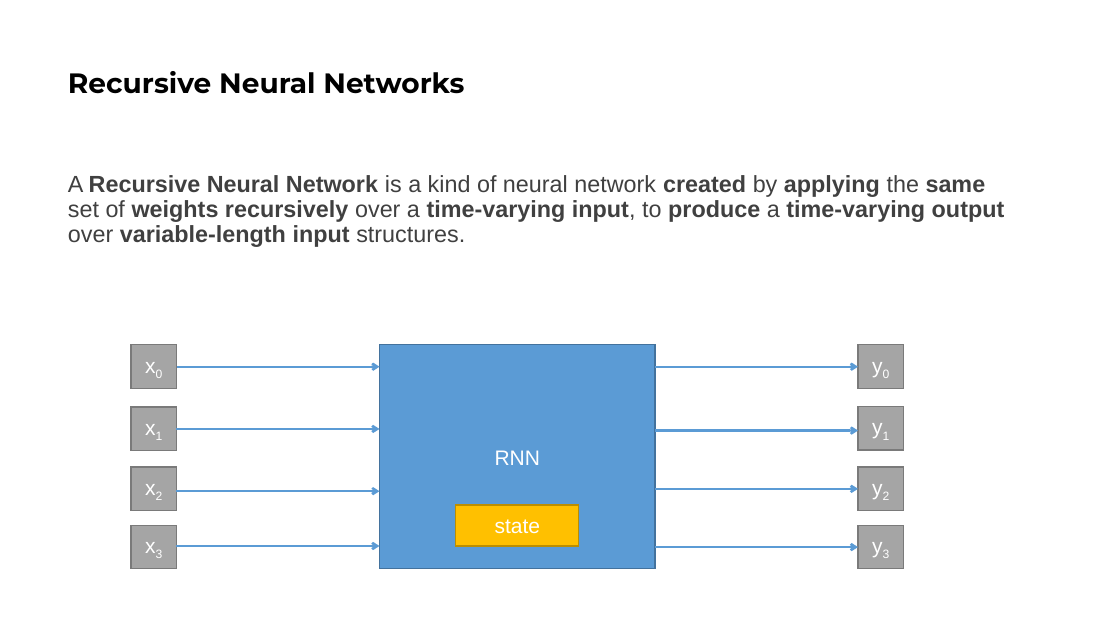
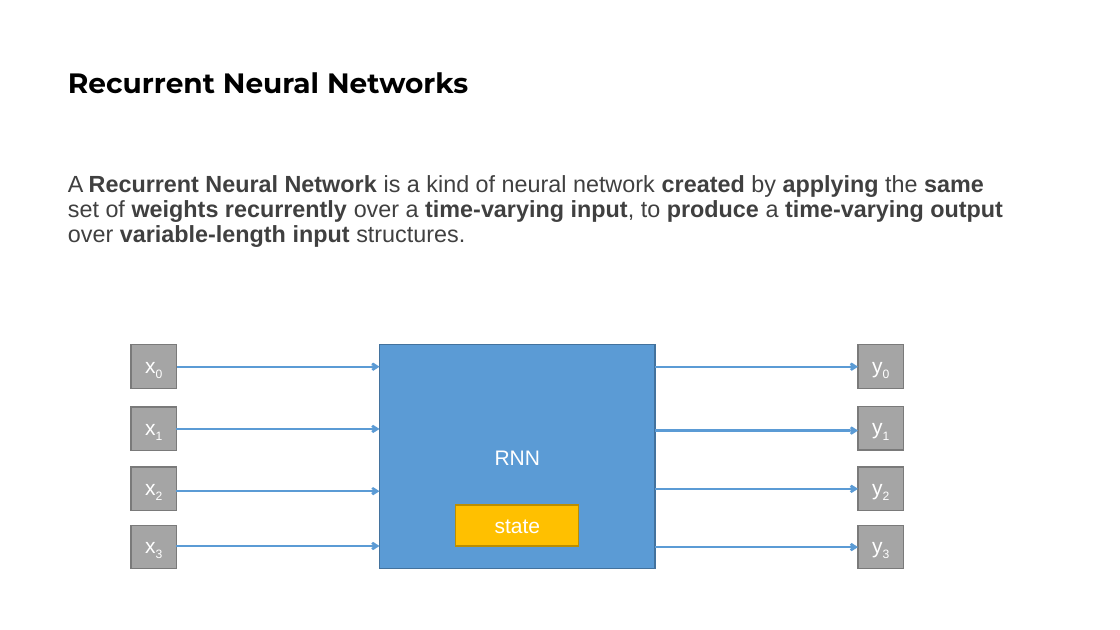
Before and after one commit to galatolofederico/cidl2324, a slide deck: slide 2 of Lecture 4/rnn.pptx. Drawn at 1120x630 pixels with LibreOffice and Linux fonts; fonts in the diff are those of the drawing. Boxes give left, top, right and bottom in pixels: in the first picture for what was removed or moved away, otherwise in the second. Text is boxed around its words. In the diff, an @@ line names an element or a change of style, - is before the commit and + after.

Commit message:
slides update

```diff
--- a/Lecture 4/rnn.pptx
+++ b/Lecture 4/rnn.pptx
@@ title at (x1=68, y1=72, x2=468, y2=94): text changed @@
-Recursive Neural Networks
+Recurrent Neural Networks
@@ text at (x1=68, y1=175, x2=1003, y2=247): text changed @@
-A Recursive Neural Network is a kind of neural network created by applying the same set of weights recursively over a time-varying input, to produce a time-varying output over variable-length input structures.
+A Recurrent Neural Network is a kind of neural network created by applying the same set of weights recurrently over a time-varying input, to produce a time-varying output over variable-length input structures.
```
Also in this commit, not shown: 5 other slides changed, 1 other file.
